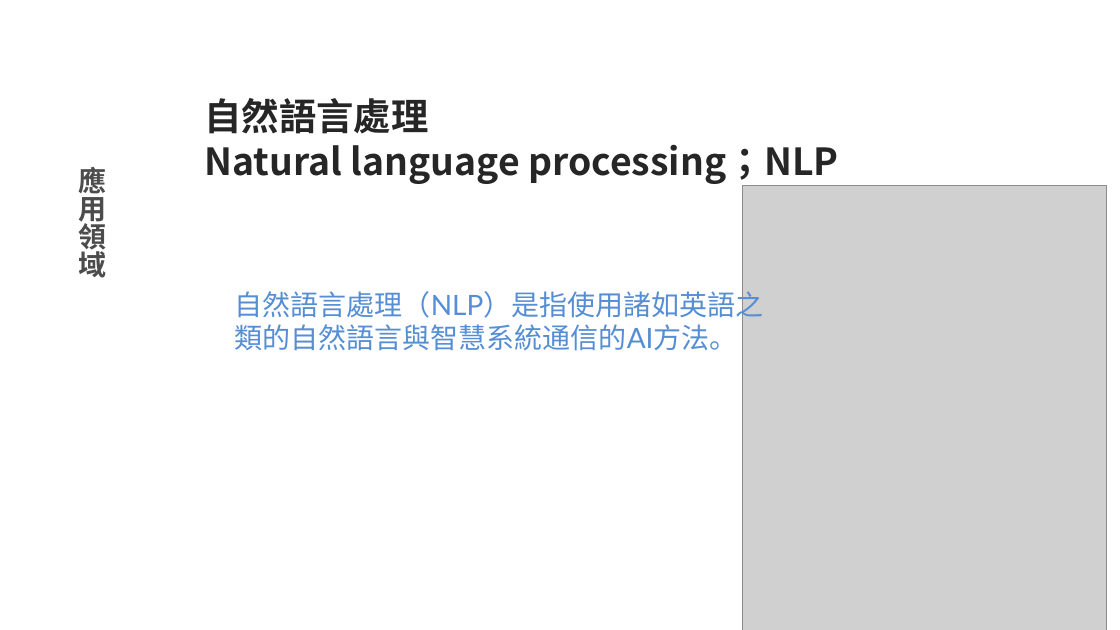
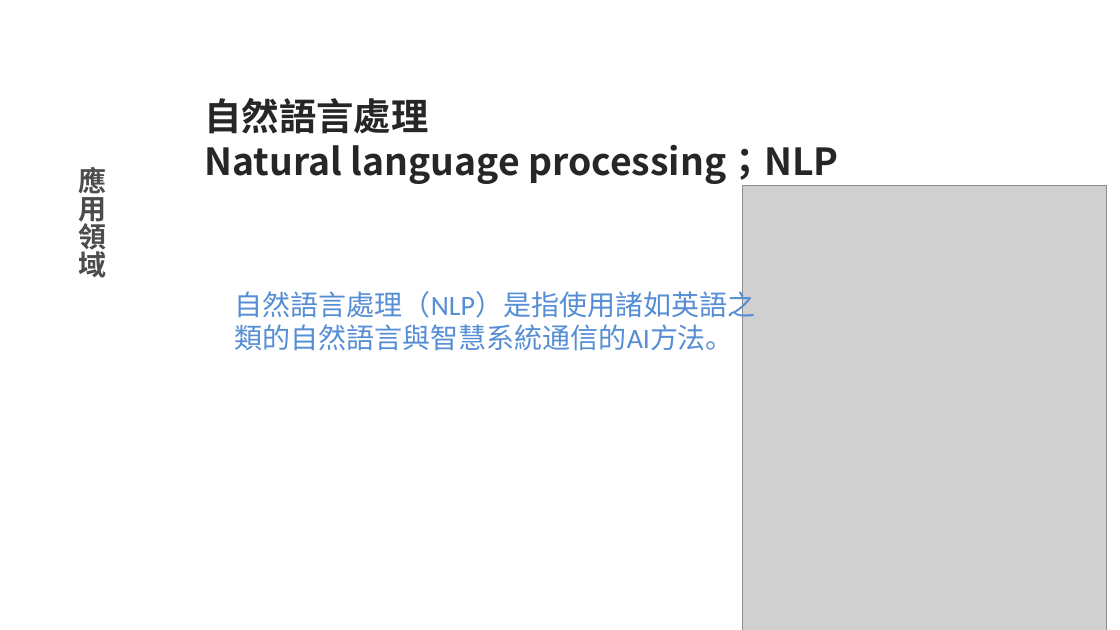
Before and after one commit to pcmsricky/chatbot, a slide deck: slide 12 of NLP2.pptx. Drawn at 1120x630 pixels with LibreOffice and Linux fonts; fonts in the diff are those of the drawing; grey boxes stand for pictures; background and template pictures are left out. Boxes give left, top, right and bottom in pixels: in the first picture for what was removed or moved away, otherwise in the second. Text is boxed around its words. In the diff, an @@ line names an element or a change of style, - is before the commit and + after.

```diff
--- a/NLP2.pptx
+++ b/NLP2.pptx
@@ text "自然語言處理（NLP）是指使用諸如英語之類的自然語言與智慧系統通信的AI方法。" at [235, 287, 755, 351]: font Lato to Calibri @@
```
Also in this commit, not shown: 9 other slides changed, 4 slides added, 1 slide removed, 3 other files.
